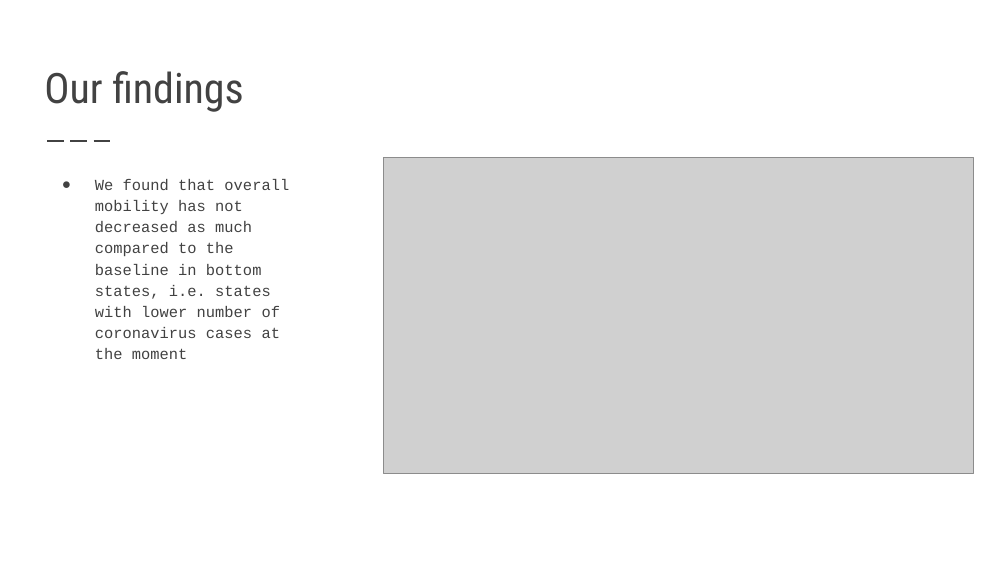
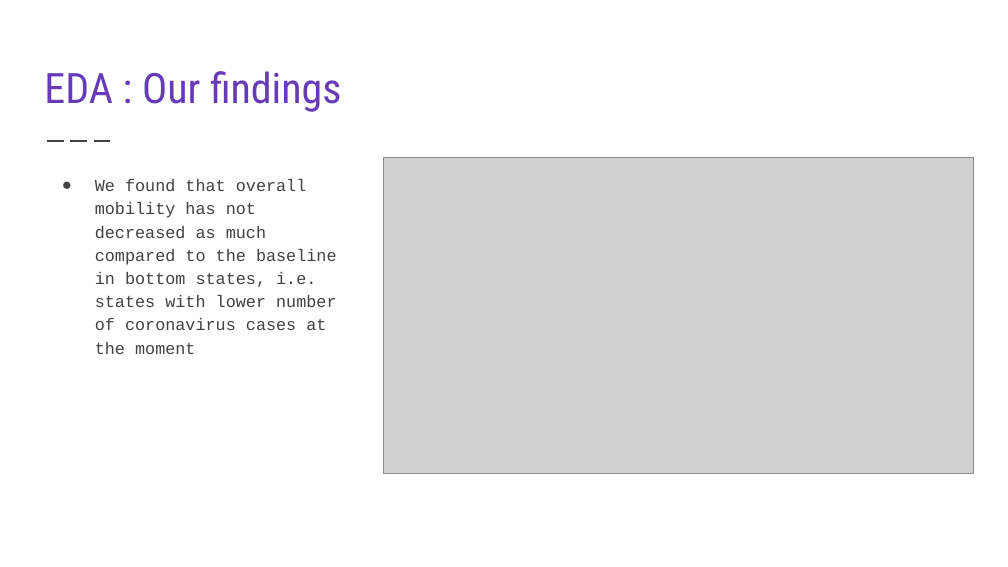
Before and after one commit to VardhiniM/COVID-19-Hackathon, a slide deck: slide 6 of Order of Phoenix.pptx. Drawn at 1008x567 pixels with LibreOffice and Linux fonts; fonts in the diff are those of the drawing; grey boxes stand for pictures. Boxes give left, top, right and bottom in pixels: in the first picture for what was removed or moved away, otherwise in the second. Text is boxed around its words. In the diff, an @@ line names an element or a change of style, - is before the commit and + after.

```diff
--- a/Order of Phoenix.pptx
+++ b/Order of Phoenix.pptx
@@ title at box(44, 71, 341, 112): text changed; text colour #424242 to #673AB7 @@
-Our findings
+EDA : Our findings
@@ text "We found that overall mobility ..." at box(95, 179, 337, 354): size 11 to 12 pt @@
```
Also in this commit, not shown: 10 other slides changed, 1 slide added, 2 slides removed.
